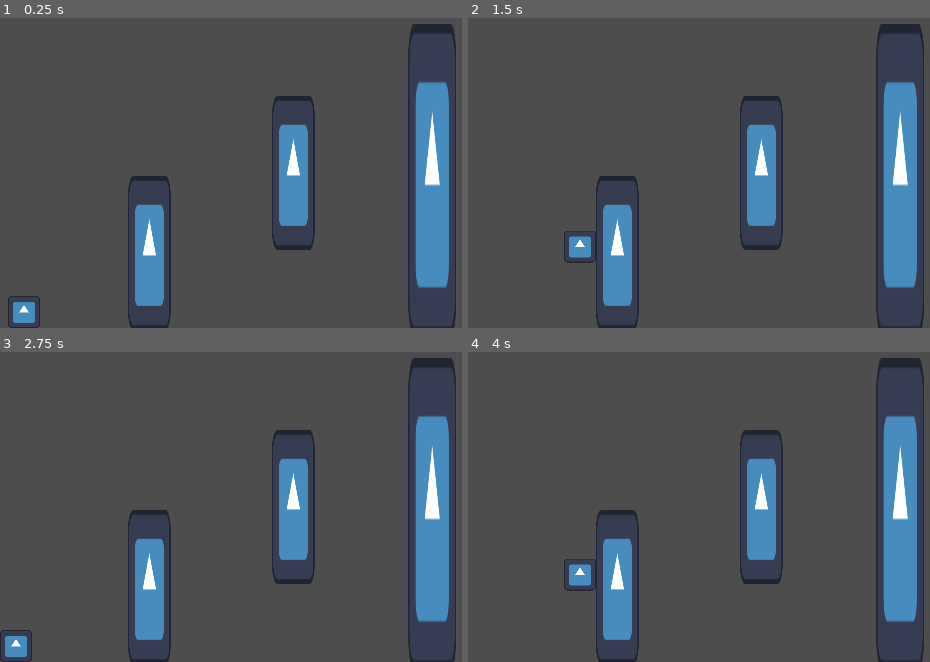
Above: before the commit, frames 1-4 (two rows, left to right).
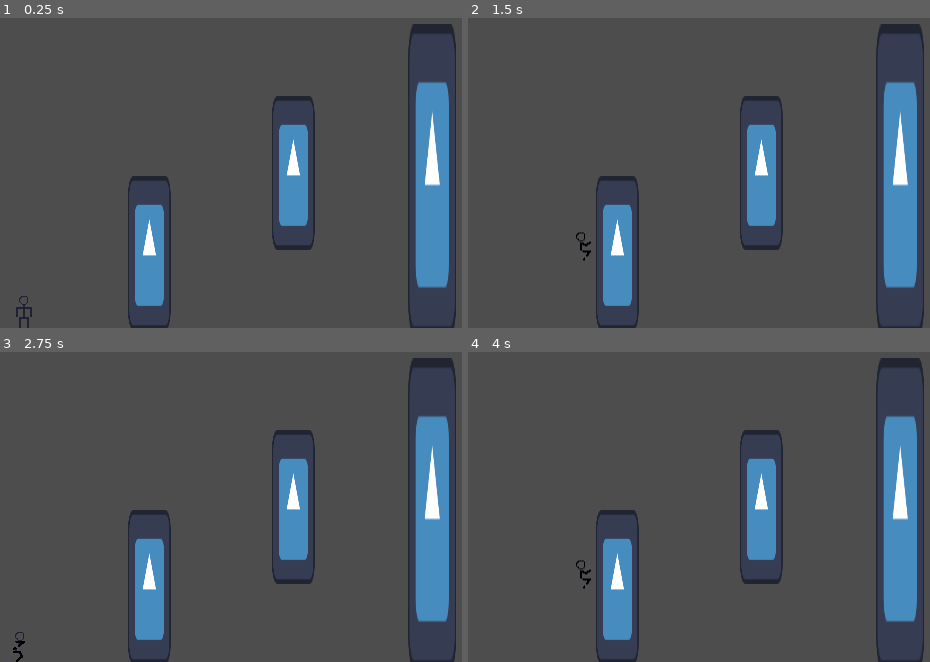
Above: after the commit, the same moments.

Repository: Agent4580/the-only-way-in-career-is-UP
Game: Godot game, scene res://scenes/easy_difficult.tscn
Same seed, same stepped clock (60 frames per second), same inputs: the game is played once before the commit and once after it. The project has no main scene, so this scene is started directly. The engine's default icon, where the game draws it, is replaced by a stand-in: a white triangle on a blue panel in a dark square.
Inputs:
- Up to frame 1 (0.25 s): no input
- Up to frame 2 (1.5 s): tap Enter (ui_accept) at 0.5 s; hold D (move_right) from 0.53 s (still down); tap Shift (run) at 0.6, 1.35 s; tap Space (jump) at 0.77 s
- Up to frame 3 (2.75 s): tap Space (jump) at 1.52 s; tap Enter (ui_accept) at 2 s; release D (move_right) at 2.03 s; hold A (move_left) from 2.03 s (still down); tap Shift (run) at 2.1 s
- Up to frame 4 (4 s): release A (move_left) at 2.78 s; hold D (move_right) from 2.78 s (still down); tap Shift (run) at 2.85, 3.6 s; tap Space (jump) at 3.02, 3.77 s

The runs differ from the first frame. In frame 1, 0.4% of the frame differs, in the area x 1-9%, y 89-100%; in frame 2, 0.5%, in the area x 20-28%, y 68-80%; in frame 3, 0.4%; in frame 4, 0.5%.

Commit message:
Добавление плэйсхолдера главного героя и настройка анимаций

Diff:
--- a/scenes/hero.tscn
+++ b/scenes/hero.tscn
@@ -1,11 +1,225 @@
 [gd_scene format=3 uid="uid://csp0jofmsi4o"]
 
-[ext_resource type="Texture2D" uid="uid://fgfrvoogdsn5" path="res://sprites/icon.svg" id="1_3uyx6"]
 [ext_resource type="Script" uid="uid://crcnxnky5r2gm" path="res://scripts/hero.gd" id="1_06baw"]
 [ext_resource type="Script" uid="uid://o346h7lc3evv" path="res://scripts/gravity.gd" id="2_mv13s"]
+[ext_resource type="Texture2D" uid="uid://fsqxswwfjs57" path="res://sprites/placeholder_для_героя.png" id="3_06baw"]
 
 [sub_resource type="RectangleShape2D" id="RectangleShape2D_06baw"]
 size = Vector2(32, 32)
+
+[sub_resource type="AtlasTexture" id="AtlasTexture_mv13s"]
+atlas = ExtResource("3_06baw")
+region = Rect2(0, 64, 32, 32)
+
+[sub_resource type="AtlasTexture" id="AtlasTexture_w7pyx"]
+atlas = ExtResource("3_06baw")
+region = Rect2(32, 64, 32, 32)
+
+[sub_resource type="AtlasTexture" id="AtlasTexture_y2sko"]
+atlas = ExtResource("3_06baw")
+region = Rect2(64, 64, 32, 32)
+
+[sub_resource type="AtlasTexture" id="AtlasTexture_mo806"]
+atlas = ExtResource("3_06baw")
+region = Rect2(96, 64, 32, 32)
+
+[sub_resource type="AtlasTexture" id="AtlasTexture_n40cg"]
+atlas = ExtResource("3_06baw")
+region = Rect2(128, 64, 32, 32)
+
+[sub_resource type="AtlasTexture" id="AtlasTexture_txblw"]
+atlas = ExtResource("3_06baw")
+region = Rect2(160, 64, 32, 32)
+
+[sub_resource type="AtlasTexture" id="AtlasTexture_n5qna"]
+atlas = ExtResource("3_06baw")
+region = Rect2(192, 64, 32, 32)
+
+[sub_resource type="AtlasTexture" id="AtlasTexture_d6xj2"]
+atlas = ExtResource("3_06baw")
+region = Rect2(224, 64, 32, 32)
+
+[sub_resource type="AtlasTexture" id="AtlasTexture_sryfu"]
+atlas = ExtResource("3_06baw")
+region = Rect2(0, 0, 32, 32)
+
+[sub_resource type="AtlasTexture" id="AtlasTexture_6mqrs"]
+atlas = ExtResource("3_06baw")
+region = Rect2(32, 0, 32, 32)
+
+[sub_resource type="AtlasTexture" id="AtlasTexture_k8rms"]
+atlas = ExtResource("3_06baw")
+region = Rect2(64, 0, 32, 32)
+
+[sub_resource type="AtlasTexture" id="AtlasTexture_lunib"]
+atlas = ExtResource("3_06baw")
+region = Rect2(96, 0, 32, 32)
+
+[sub_resource type="AtlasTexture" id="AtlasTexture_2grt1"]
+atlas = ExtResource("3_06baw")
+region = Rect2(128, 0, 32, 32)
+
+[sub_resource type="AtlasTexture" id="AtlasTexture_wynkb"]
+atlas = ExtResource("3_06baw")
+region = Rect2(160, 0, 32, 32)
+
+[sub_resource type="AtlasTexture" id="AtlasTexture_fuux7"]
+atlas = ExtResource("3_06baw")
+region = Rect2(192, 0, 32, 32)
+
+[sub_resource type="AtlasTexture" id="AtlasTexture_8m75t"]
+atlas = ExtResource("3_06baw")
+region = Rect2(224, 0, 32, 32)
+
+[sub_resource type="AtlasTexture" id="AtlasTexture_rvoeo"]
+atlas = ExtResource("3_06baw")
+region = Rect2(256, 0, 32, 32)
+
+[sub_resource type="AtlasTexture" id="AtlasTexture_syei6"]
+atlas = ExtResource("3_06baw")
+region = Rect2(288, 0, 32, 32)
+
+[sub_resource type="AtlasTexture" id="AtlasTexture_85qs6"]
+atlas = ExtResource("3_06baw")
+region = Rect2(320, 0, 32, 32)
+
+[sub_resource type="AtlasTexture" id="AtlasTexture_wc88v"]
+atlas = ExtResource("3_06baw")
+region = Rect2(352, 0, 32, 32)
+
+[sub_resource type="AtlasTexture" id="AtlasTexture_kt0c4"]
+atlas = ExtResource("3_06baw")
+region = Rect2(384, 0, 32, 32)
+
+[sub_resource type="AtlasTexture" id="AtlasTexture_rpah5"]
+atlas = ExtResource("3_06baw")
+region = Rect2(416, 0, 32, 32)
+
+[sub_resource type="AtlasTexture" id="AtlasTexture_4kg8r"]
+atlas = ExtResource("3_06baw")
+region = Rect2(0, 32, 32, 32)
+
+[sub_resource type="AtlasTexture" id="AtlasTexture_4ul70"]
+atlas = ExtResource("3_06baw")
+region = Rect2(32, 32, 32, 32)
+
+[sub_resource type="AtlasTexture" id="AtlasTexture_61g13"]
+atlas = ExtResource("3_06baw")
+region = Rect2(64, 32, 32, 32)
+
+[sub_resource type="AtlasTexture" id="AtlasTexture_7l7r2"]
+atlas = ExtResource("3_06baw")
+region = Rect2(96, 32, 32, 32)
+
+[sub_resource type="AtlasTexture" id="AtlasTexture_nh6g3"]
+atlas = ExtResource("3_06baw")
+region = Rect2(128, 32, 32, 32)
+
+[sub_resource type="AtlasTexture" id="AtlasTexture_8v78m"]
+atlas = ExtResource("3_06baw")
+region = Rect2(160, 32, 32, 32)
+
+[sub_resource type="SpriteFrames" id="SpriteFrames_48qaf"]
+animations = [{
+"frames": [{
+"duration": 1.0,
+"texture": SubResource("AtlasTexture_mv13s")
+}, {
+"duration": 1.0,
+"texture": SubResource("AtlasTexture_w7pyx")
+}, {
+"duration": 1.0,
+"texture": SubResource("AtlasTexture_y2sko")
+}, {
+"duration": 1.0,
+"texture": SubResource("AtlasTexture_mo806")
+}, {
+"duration": 1.0,
+"texture": SubResource("AtlasTexture_n40cg")
+}, {
+"duration": 1.0,
+"texture": SubResource("AtlasTexture_txblw")
+}, {
+"duration": 1.0,
+"texture": SubResource("AtlasTexture_n5qna")
+}, {
+"duration": 1.0,
+"texture": SubResource("AtlasTexture_d6xj2")
+}],
+"loop": true,
+"name": &"climb",
+"speed": 10.0
+}, {
+"frames": [{
+"duration": 1.0,
+"texture": SubResource("AtlasTexture_sryfu")
+}, {
+"duration": 1.0,
+"texture": SubResource("AtlasTexture_6mqrs")
+}, {
+"duration": 1.0,
+"texture": SubResource("AtlasTexture_k8rms")
+}, {
+"duration": 1.0,
+"texture": SubResource("AtlasTexture_lunib")
+}, {
+"duration": 1.0,
+"texture": SubResource("AtlasTexture_2grt1")
+}, {
+"duration": 1.0,
+"texture": SubResource("AtlasTexture_wynkb")
+}, {
+"duration": 1.0,
+"texture": SubResource("AtlasTexture_fuux7")
+}, {
+"duration": 1.0,
+"texture": SubResource("AtlasTexture_8m75t")
+}, {
+"duration": 1.0,
+"texture": SubResource("AtlasTexture_rvoeo")
+}, {
+"duration": 1.0,
+"texture": SubResource("AtlasTexture_syei6")
+}, {
+"duration": 1.0,
+"texture": SubResource("AtlasTexture_85qs6")
+}, {
+"duration": 1.0,
+"texture": SubResource("AtlasTexture_wc88v")
+}, {
+"duration": 1.0,
+"texture": SubResource("AtlasTexture_kt0c4")
+}, {
+"duration": 1.0,
+"texture": SubResource("AtlasTexture_rpah5")
+}],
+"loop": true,
+"name": &"idle",
+"speed": 10.0
+}, {
+"frames": [{
+"duration": 1.0,
+"texture": SubResource("AtlasTexture_4kg8r")
+}, {
+"duration": 1.0,
+"texture": SubResource("AtlasTexture_4ul70")
+}, {
+"duration": 1.0,
+"texture": SubResource("AtlasTexture_61g13")
+}, {
+"duration": 1.0,
+"texture": SubResource("AtlasTexture_7l7r2")
+}, {
+"duration": 1.0,
+"texture": SubResource("AtlasTexture_nh6g3")
+}, {
+"duration": 1.0,
+"texture": SubResource("AtlasTexture_8v78m")
+}],
+"loop": true,
+"name": &"run",
+"speed": 10.0
+}]
 
 [sub_resource type="RectangleShape2D" id="RectangleShape2D_yvbpl"]
 size = Vector2(32, 32)
@@ -23,15 +237,13 @@
 position = Vector2(16, 16)
 shape = SubResource("RectangleShape2D_06baw")
 
-[node name="Sprite2D" type="Sprite2D" parent="." unique_id=480381357]
-scale = Vector2(0.25, 0.25)
-texture = ExtResource("1_3uyx6")
+[node name="AnimatedSprite2D" type="AnimatedSprite2D" parent="." unique_id=1830164032]
+sprite_frames = SubResource("SpriteFrames_48qaf")
+animation = &"climb"
+autoplay = "idle"
+frame_progress = 0.67150515
 centered = false
 
 [node name="CollisionShape2D" type="CollisionShape2D" parent="." unique_id=1202082536]
 position = Vector2(16, 16)
 shape = SubResource("RectangleShape2D_yvbpl")
-
-[node name="RayCast2D" type="RayCast2D" parent="." unique_id=1383082620]
-position = Vector2(16, 16)
-target_position = Vector2(24, 0)
--- a/scripts/hero.gd
+++ b/scripts/hero.gd
@@ -12,6 +12,9 @@
 	if not is_on_floor():
 		velocity += get_gravity() * delta
 
+	if is_on_floor():
+		$AnimatedSprite2D.play('idle')
+
 	#Определяем направление движения
 	var direction_h = Input.get_axis('move_left', 'move_right')
 
@@ -19,6 +22,7 @@
 	#иначе останавливаемся
 	if direction_h:
 		velocity.x = speed * direction_h
+		$AnimatedSprite2D.play("run")
 	else:
 		velocity.x = move_toward(velocity.x, 0, speed)
 
@@ -30,8 +34,12 @@
 	if  is_on_wall()  and not is_on_floor():
 		$Gravity.set_gravity(0)
 		velocity.y = 0
+		$AnimatedSprite2D.play('climb')
 		if direction_v:
+			$AnimatedSprite2D.play()
 			velocity.y = speed * direction_v
+		else:
+			$AnimatedSprite2D.pause()
 	else:
 		$Gravity.set_gravity(980)
 	#Обязательная строка для данной игры
Binary file added: sprites/placeholder_для_героя.png
Not shown, added: sprites/placeholder_для_героя.png.import
